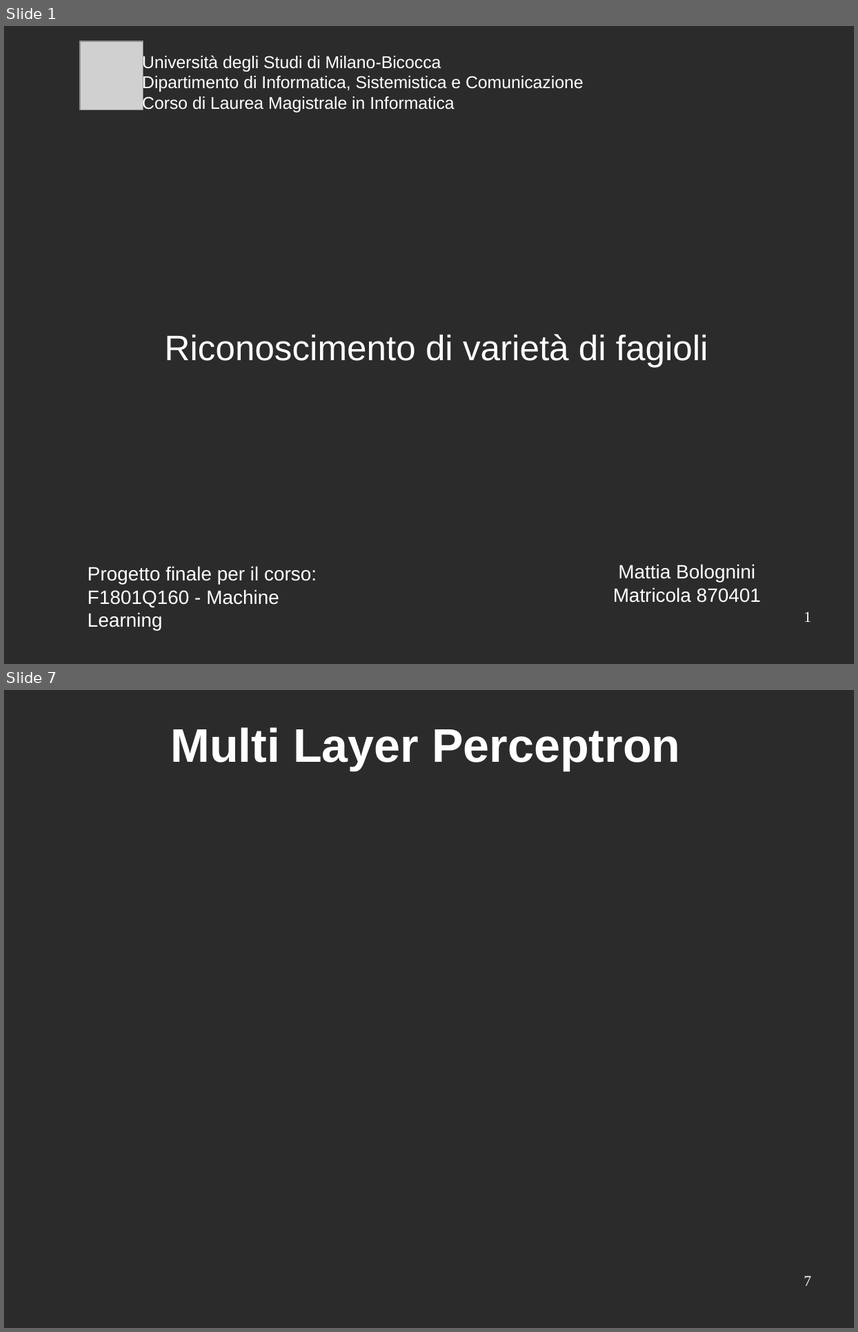
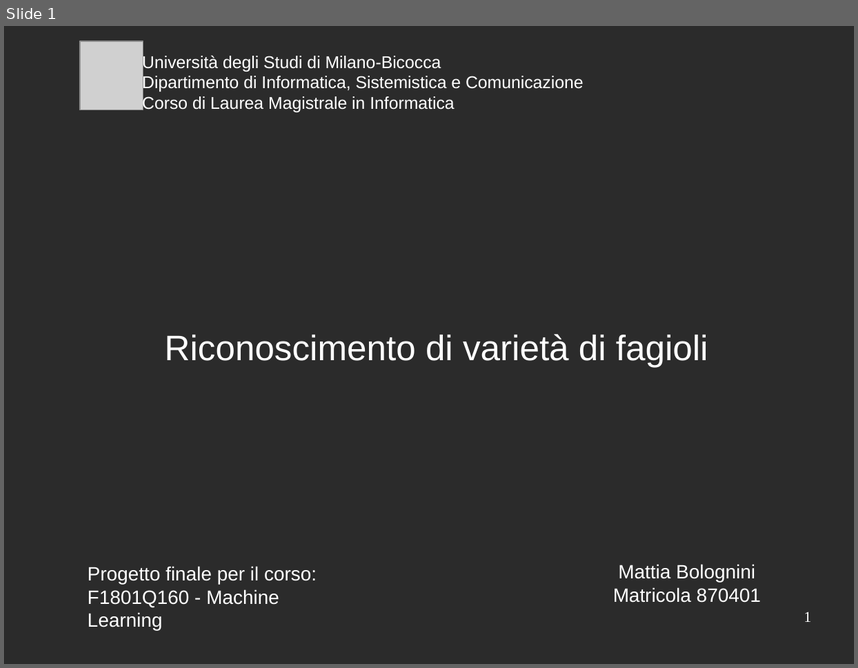
Before and after one commit to mattia010/dry_beans_ML, a slide deck: report/presentation_slides.odp. Shown one above the other, each under a label of ours: slides 1 and 7 before the commit, slide 1 after it; the slides between them are not shown. The pictures are 858x1332 and 858x668 pixels, drawn with LibreOffice and Linux fonts; fonts in the diff are those of the drawing; grey boxes stand for pictures; background and template pictures are left out; a plain dark background stands for a picture behind light text. Boxes give left, top, right and bottom in pixels: in the first picture for what was removed or moved away, otherwise in the second. Text is boxed around its words. In the diff, an @@ line names an element or a change of style, - is before the commit and + after.

```diff
--- a/report/presentation_slides.odp
+++ b/report/presentation_slides.odp
@@ slide 7 removed at <box>4,690,854,1328</box>, background picture (left out) @@
@@ title removed at <box>170,727,680,771</box> @@
-Multi Layer Perceptron
@@ page number removed at <box>804,1275,811,1285</box> @@
-7
```
Also in this commit, not shown: 3 slides changed, 11 slides added, 6 other slides removed.
